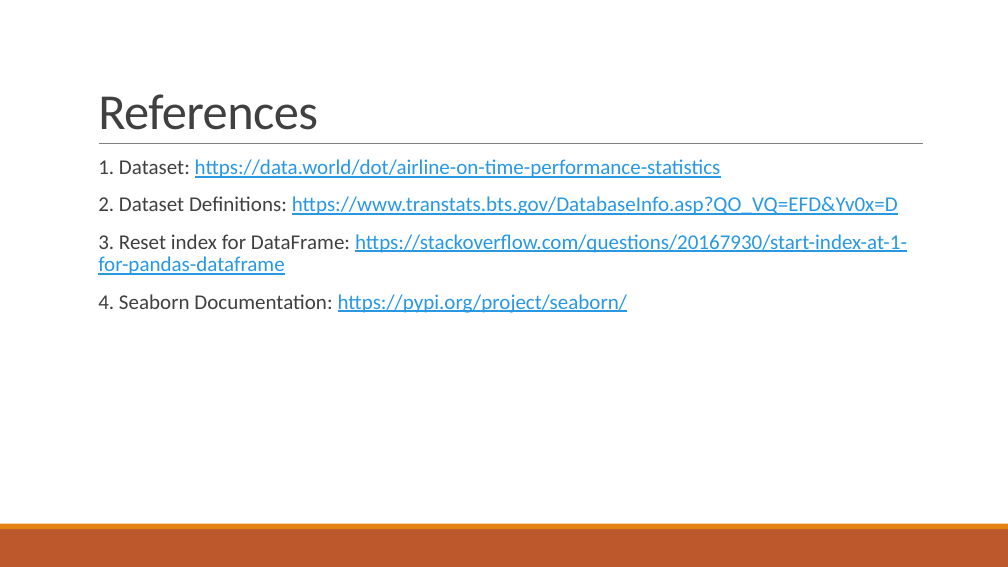
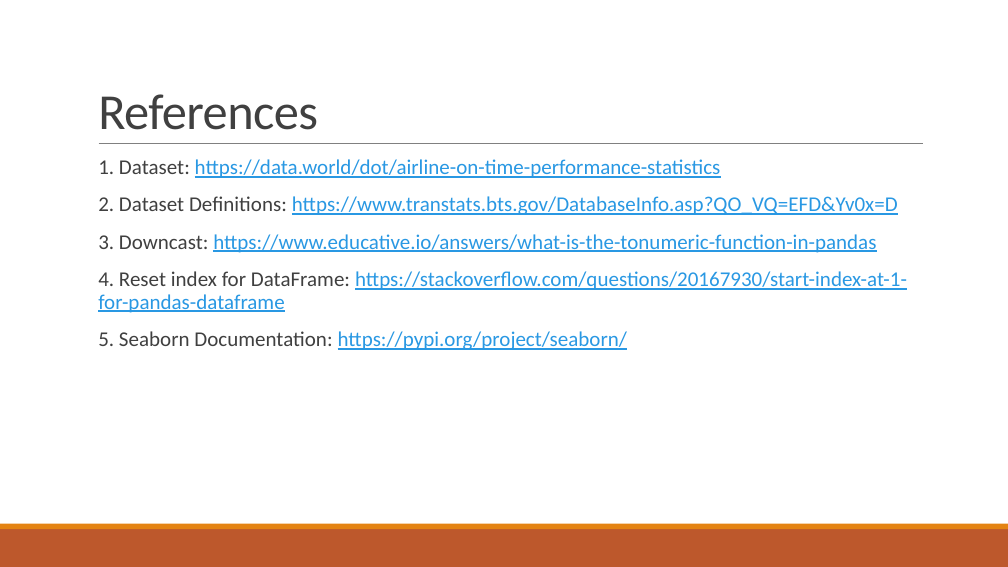
Before and after one commit to DKogge/airport, a slide deck: slide 12 of Airline_OnTime_performance_Stats.pptx. Drawn at 1008x567 pixels with LibreOffice and Linux fonts; fonts in the diff are those of the drawing. Boxes give left, top, right and bottom in pixels: in the first picture for what was removed or moved away, otherwise in the second. Text is boxed around its words. In the diff, an @@ line names an element or a change of style, - is before the commit and + after.

Commit message:
added a reference to ppt and readme

```diff
--- a/Airline_OnTime_performance_Stats.pptx
+++ b/Airline_OnTime_performance_Stats.pptx
@@ text at (98, 234, 907, 350): text changed @@
-  3. Reset index for DataFrame: https://stackoverflow.com/questions/20167930/start-index-at-1-for-pandas-dataframe
-  4. Seaborn Documentation: https://pypi.org/project/seaborn/
+  3. Downcast: https://www.educative.io/answers/what-is-the-tonumeric-function-in-pandas
+  4. Reset index for DataFrame: https://stackoverflow.com/questions/20167930/start-index-at-1-for-pandas-dataframe
+  5. Seaborn Documentation: https://pypi.org/project/seaborn/
```
Also in this commit, not shown: 1 other slide changed, 1 other file.
